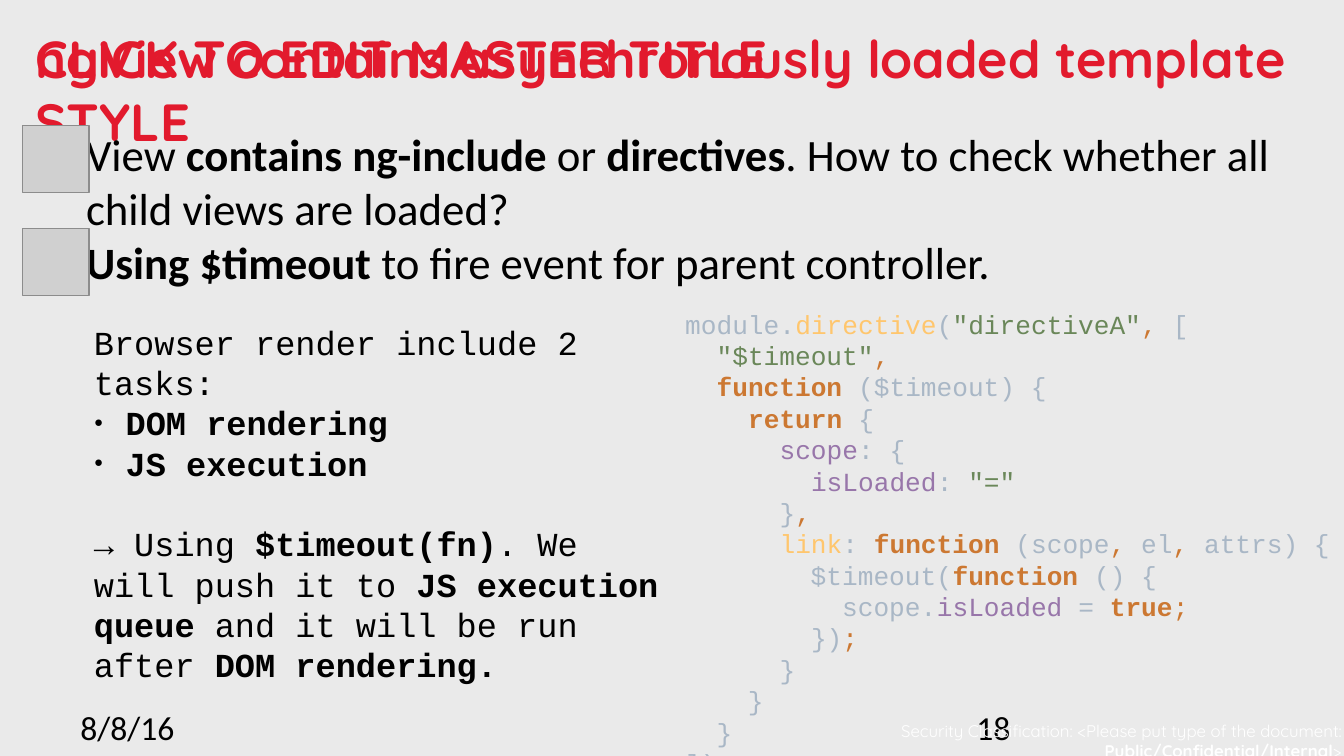
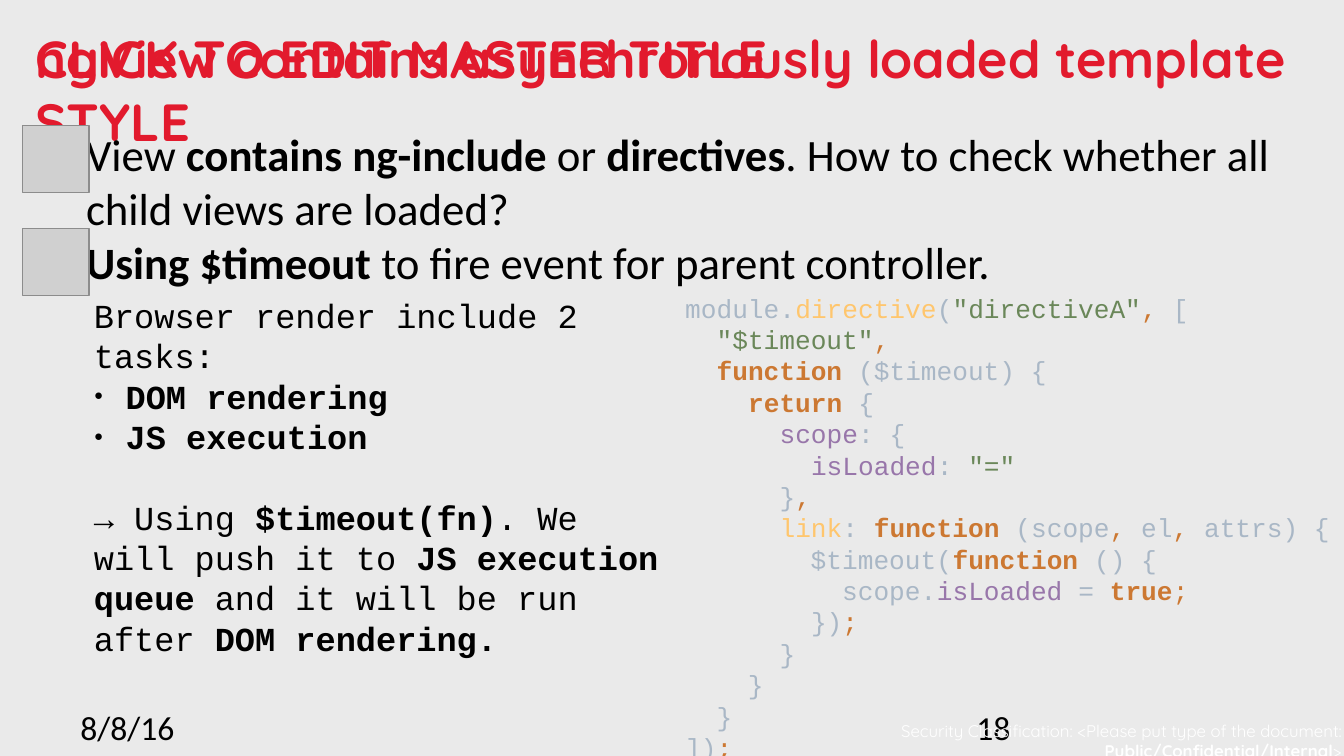
Before and after one commit to nnsan/angular_best_practice, a slide deck: slide 18 of Angular best practice.pptx. Drawn at 1344x756 pixels with LibreOffice and Linux fonts; fonts in the diff are those of the drawing; grey boxes stand for pictures; background and template pictures are left out. Boxes give left, top, right and bottom in pixels: in the first picture for what was removed or moved away, otherwise in the second. Text is boxed around its words. In the diff, an @@ line names an element or a change of style, - is before the commit and + after.

Commit message:
Style presentation file

```diff
--- a/Angular best practice.pptx
+++ b/Angular best practice.pptx
@@ text "View contains ng-include or directives. ..." at (86, 134, 1269, 291): bullet • to none @@
@@ text "Browser render include 2 tasks:": place and size @@
-text "Browser render include 2 tasks:" at (94, 330, 658, 684)
+text "Browser render include 2 tasks:" at (94, 304, 658, 658)
@@ text "module.directive("directiveA", [": place and size @@
-text "module.directive("directiveA", [" at (685, 315, 1298, 621)
+text "module.directive("directiveA", [" at (685, 299, 1298, 605)
```
Also in this commit, not shown: 7 other slides changed.
